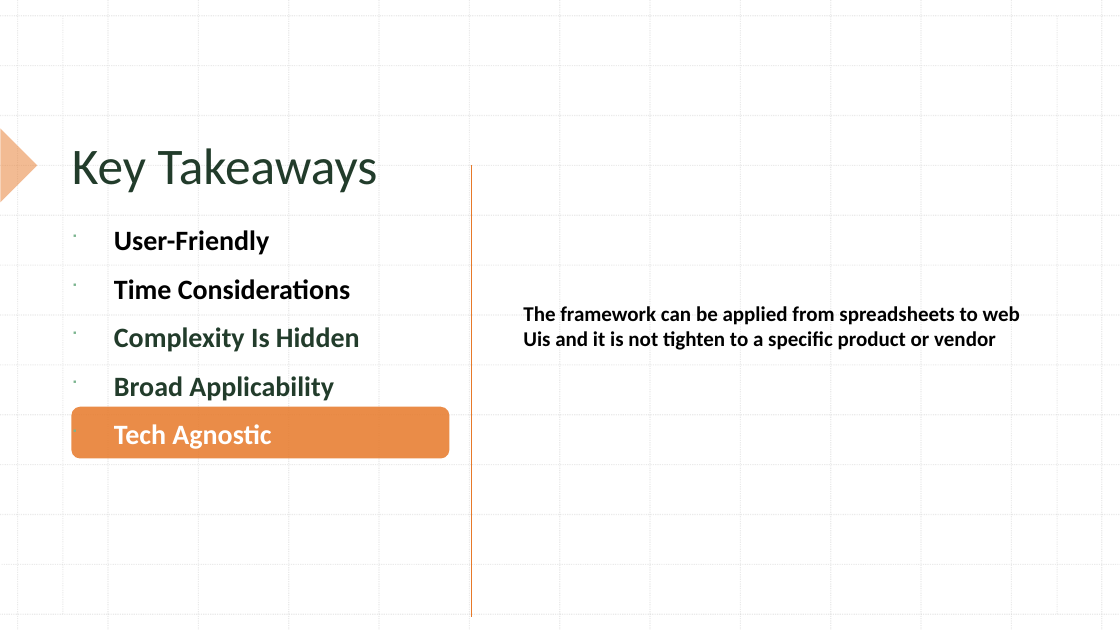
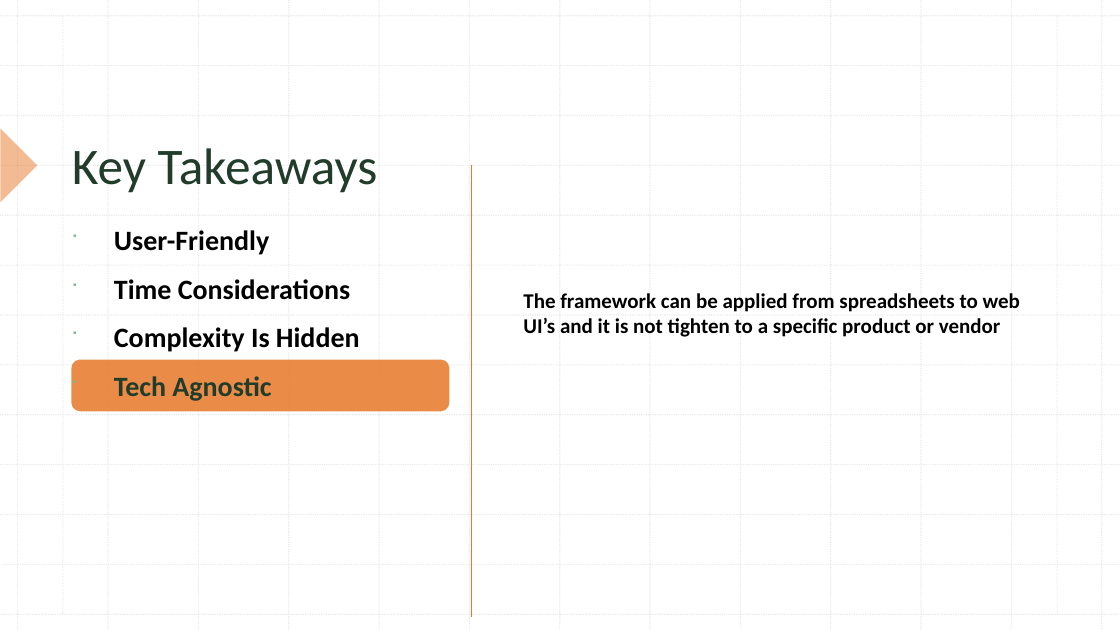
Before and after one commit to misge-dotcom/LSZ_2025, a slide deck: slide 13 of Cyber Risk from Theory to Practice LSZ2025.pptx. Drawn at 1120x630 pixels with LibreOffice and Linux fonts; fonts in the diff are those of the drawing. Boxes give left, top, right and bottom in pixels: in the first picture for what was removed or moved away, otherwise in the second. Text is boxed around its words. In the diff, an @@ line names an element or a change of style, - is before the commit and + after.

```diff
--- a/Cyber Risk from Theory to Practice LSZ2025.pptx
+++ b/Cyber Risk from Theory to Practice LSZ2025.pptx
@@ text at <box>523,293,1020,337</box>: text changed @@
-The framework can be applied from spreadsheets to web Uis and it is not tighten to a specific product or vendor
+The framework can be applied from spreadsheets to web UI’s and it is not tighten to a specific product or vendor
@@ text at <box>114,327,360,401</box>: text colour #223C2B to #000000 in "Complexity Is Hidden"; text colour #FFFFFF to #223C2B in "Tech Agnostic" @@
@@ rounded rectangle: place and size @@
-rounded rectangle at <box>71,407,450,459</box>
+rounded rectangle at <box>71,360,450,412</box>
@@ text at <box>114,376,334,401</box>: paragraph removed @@
- Broad Applicability
```
Also in this commit, not shown: 3 other slides changed.
